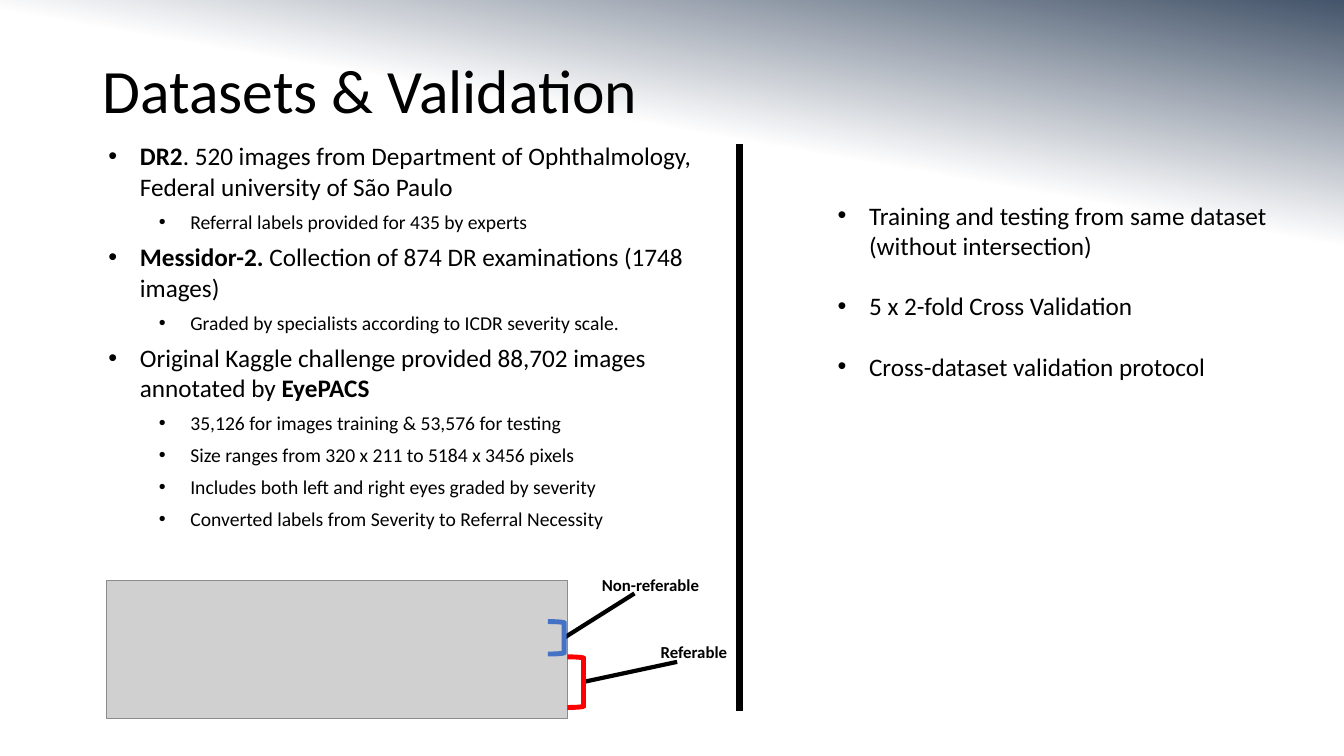
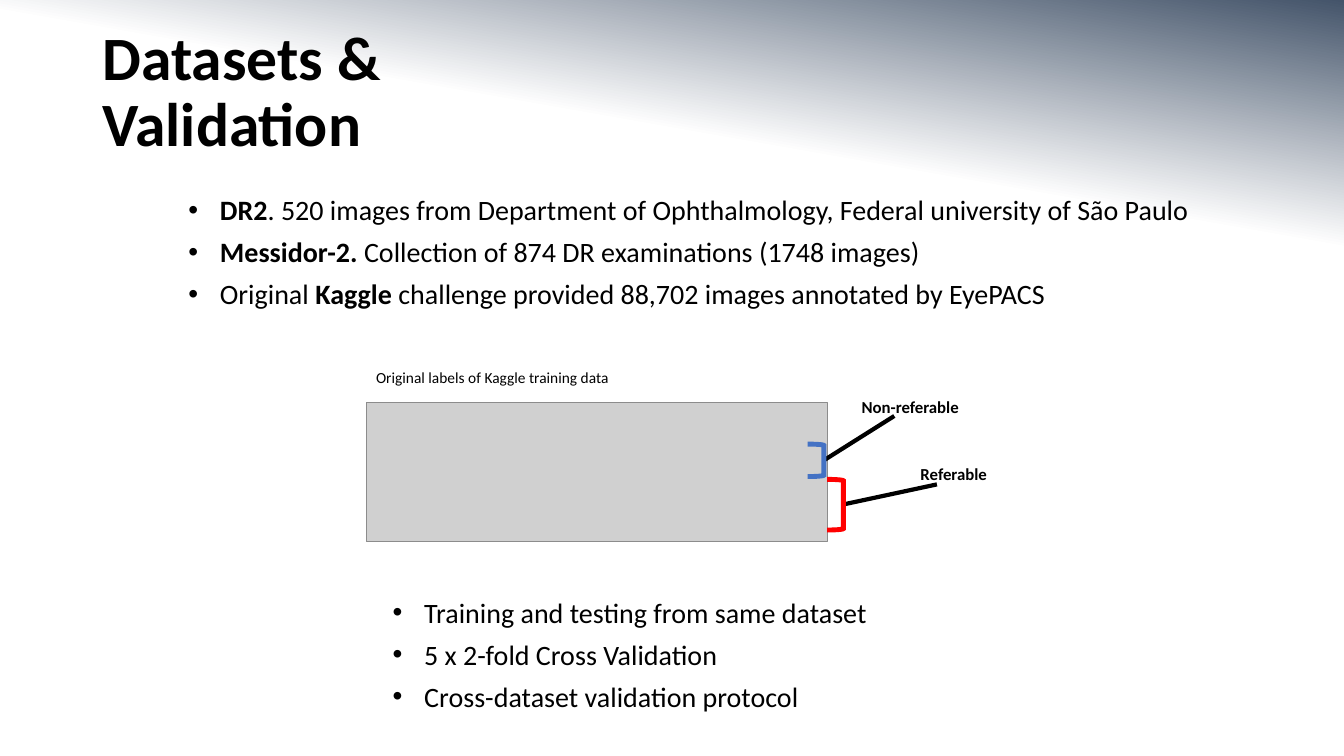
Before and after one commit to MorganMWJ/sem1020-paper-presentations, a slide deck: slide 9 of dr_slides.pptx (slide 11 before the commit). Drawn at 1344x756 pixels with LibreOffice and Linux fonts; fonts in the diff are those of the drawing; grey boxes stand for pictures. Boxes give left, top, right and bottom in pixels: in the first picture for what was removed or moved away, otherwise in the second. Text is boxed around its words. In the diff, an @@ line names an element or a change of style, - is before the commit and + after.

```diff
--- a/dr_slides.pptx
+++ b/dr_slides.pptx
@@ title "Datasets & Validation" at (x1=102, y1=40, x2=361, y2=147): bold on @@
@@ line removed from (739, 144) to (739, 712) @@
@@ text "DR2. 520 images from Department ..." moved from (x1=140, y1=147, x2=690, y2=529) to (x1=220, y1=200, x2=1188, y2=309) @@
@@ text "DR2. 520 images from Department ..." at (x1=220, y1=200, x2=1188, y2=309): size 18 to 20 pt; bold on in "Kaggle"; bold off in "EyePACS" @@
@@ text at (x1=190, y1=215, x2=527, y2=232): paragraph removed @@
-  • Referral labels provided for 435 by experts
@@ text at (x1=190, y1=316, x2=618, y2=334): paragraph removed @@
-  • Graded by specialists according to ICDR severity scale.
@@ text added at (x1=376, y1=372, x2=609, y2=386), 11 pt, text #000000 @@
+Original labels of Kaggle training data
@@ text at (x1=190, y1=416, x2=603, y2=529): paragraphs removed @@
-  • 35,126 for images training & 53,576 for testing
-  • Size ranges from 320 x 211 to 5184 x 3456 pixels
-  • Includes both left and right eyes graded by severity
-  • Converted labels from Severity to Referral Necessity
@@ 1 picture, 1 text, 1 line moved together from (x1=106, y1=579, x2=699, y2=720) to (x1=366, y1=401, x2=959, y2=542) @@
@@ 2 right brackets, 1 text, 1 line moved together from (x1=548, y1=622, x2=727, y2=708) to (x1=808, y1=445, x2=986, y2=530) @@
@@ text "Training and testing from same ..." moved from (x1=869, y1=207, x2=1266, y2=380) to (x1=424, y1=603, x2=867, y2=712) @@
@@ text at (x1=424, y1=603, x2=867, y2=628): text changed; size 18 to 20 pt @@
-• Training and testing from same dataset (without intersection)
+• Training and testing from same dataset
@@ text at (x1=424, y1=645, x2=799, y2=712): size 18 to 20 pt in "5 x 2-fold Cross Validation", "Cross-dataset validation protocol"; more space between paragraphs @@
```
Also in this commit, not shown: 8 other slides changed, 5 slides added, 2 slides removed, 10 other files.
